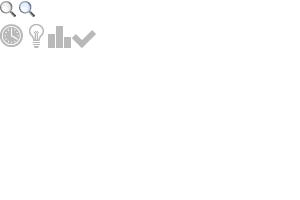
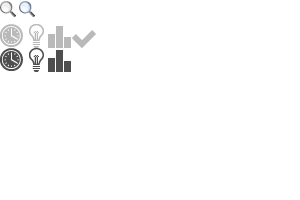
Layered file, before and after one edit (w=300, h=200). Changes by layer:
added layer "lamp copy" above "graph copy" over [29, 48, 44, 72]
added layer "graph copy" above "clock copy" over [48, 50, 71, 72]
added layer "clock copy" above "lamp" over [0, 48, 23, 71]
